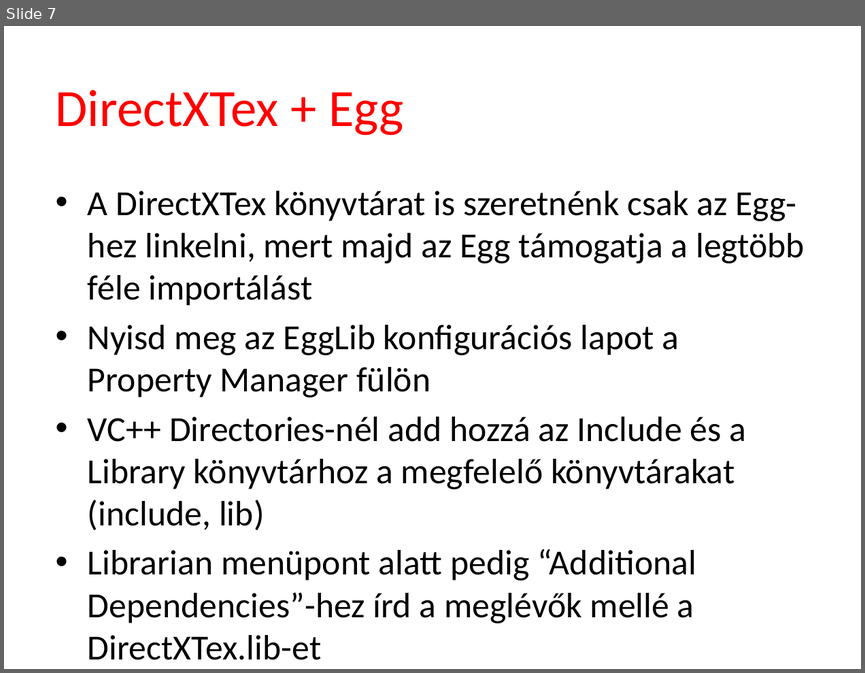
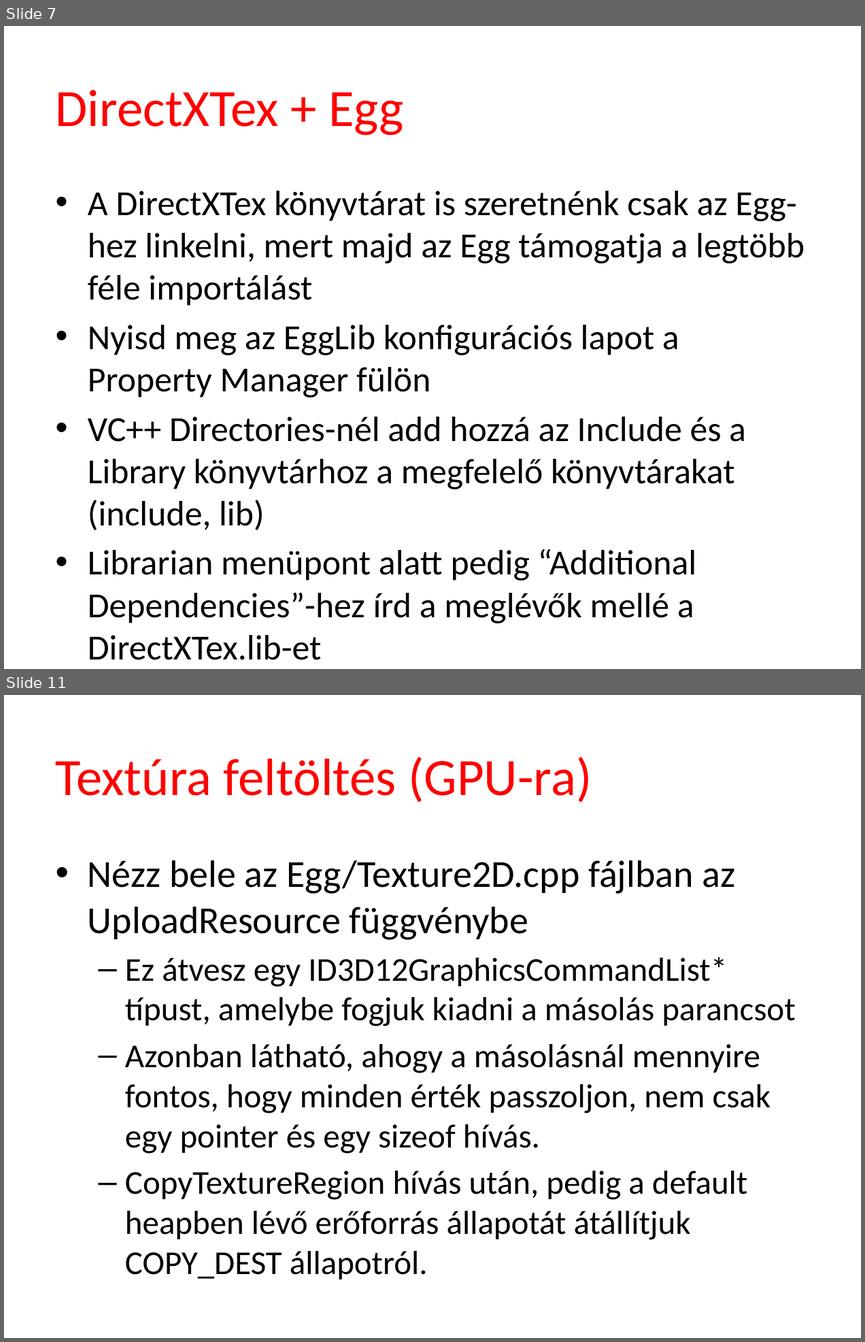
Before and after one commit to tyekx/dx12, a slide deck: Slides/ggl004-Textures.pptx. Shown one above the other, each under a label of ours: slide 7 before the commit, slides 7 and 11 after it; the slides between them are not shown. The pictures are 865x673 and 865x1342 pixels, drawn with LibreOffice and Linux fonts; fonts in the diff are those of the drawing; background and template pictures are left out. Boxes give left, top, right and bottom in pixels: in the first picture for what was removed or moved away, otherwise in the second. Text is boxed around its words. In the diff, an @@ line names an element or a change of style, - is before the commit and + after.

```diff
--- a/Slides/ggl004-Textures.pptx
+++ b/Slides/ggl004-Textures.pptx
@@ slide 11 added at [4,695,861,1338], background #FFFFFF @@
@@ title added at [56,757,592,802], 44 pt, text #FF0000 @@
+Textúra feltöltés (GPU-ra)
@@ text added at [88,860,795,1279], 28 pt, text #000000 @@
+• Nézz bele az Egg/Texture2D.cpp fájlban az UploadResource függvénybe
+  – Ez átvesz egy ID3D12GraphicsCommandList* típust, amelybe fogjuk kiadni a másolás parancsot
+  – Azonban látható, ahogy a másolásnál mennyire fontos, hogy minden érték passzoljon, nem csak egy pointer és egy sizeof hívás.
+  – CopyTextureRegion hívás után, pedig a default heapben lévő erőforrás állapotát átállítjuk COPY_DEST állapotról.
```
Also in this commit, not shown: 8 other slides added, 9 other files.
